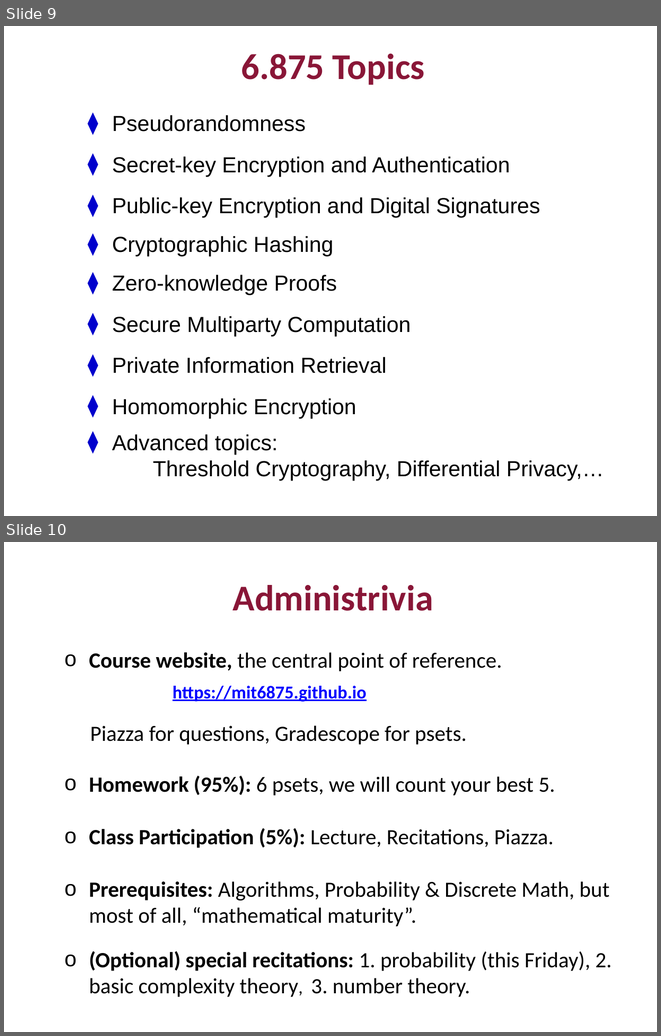
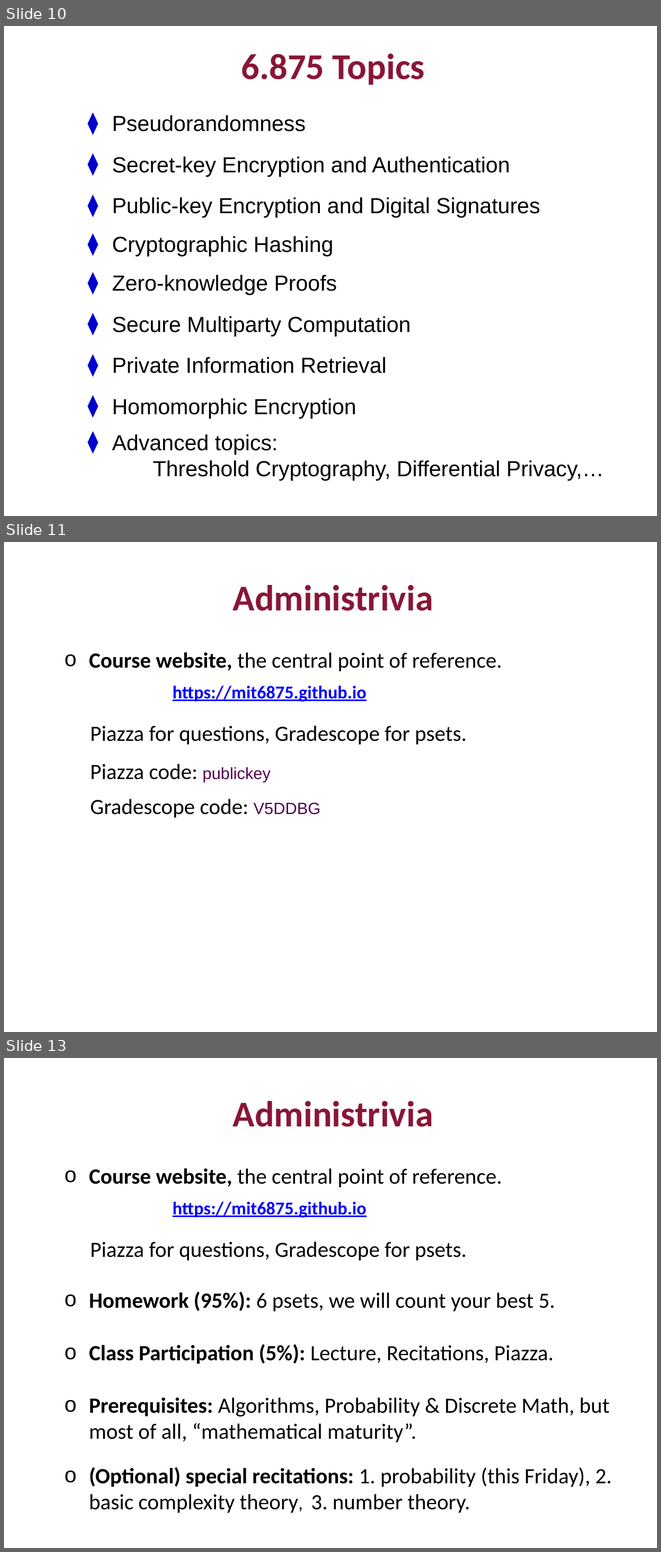
Before and after one commit to mit6875/mit6875.github.io, a slide deck: FA22SLIDES/lec1.pptx. Shown one above the other, each under a label of ours: slides 9 and 10 before the commit, slides 10, 11 and 13 after it; the slides between them are not shown. The pictures are 661x1036 and 661x1552 pixels, drawn with LibreOffice and Linux fonts; fonts in the diff are those of the drawing. Boxes give left, top, right and bottom in pixels: in the first picture for what was removed or moved away, otherwise in the second. Text is boxed around its words. In the diff, an @@ line names an element or a change of style, - is before the commit and + after.

```diff
--- a/FA22SLIDES/lec1.pptx
+++ b/FA22SLIDES/lec1.pptx
@@ slide 11 added at (4, 542, 657, 1032), background #FFFFFF @@
@@ subtitle added at (233, 585, 433, 611), 40 pt, text #891637, bold @@
+Administrivia
@@ text added at (89, 652, 502, 671), 24 pt, text #000000 @@
+o Course website, the central point of reference.
@@ text added at (173, 686, 367, 702), 20 pt, text #0000FF, bold, underline @@
+https://mit6875.github.io
@@ text added at (90, 725, 467, 744), 24 pt, text #000000 @@
+Piazza for questions, Gradescope for psets.
@@ text added at (90, 764, 271, 782), 24 pt, text #000000 @@
+Piazza code: publickey
@@ text added at (90, 799, 321, 818), 24 pt, text #000000 @@
+Gradescope code: V5DDBG
@@ what was slide 9 is now slide 10 @@
@@ what was slide 10 is now slide 13 @@
```
Also in this commit, not shown: 5 slides changed, 2 other slides added, 1 other file.
